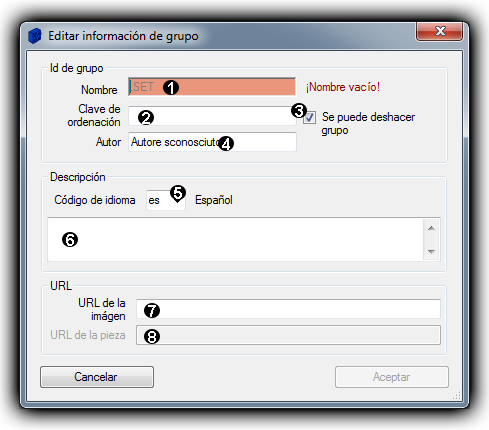
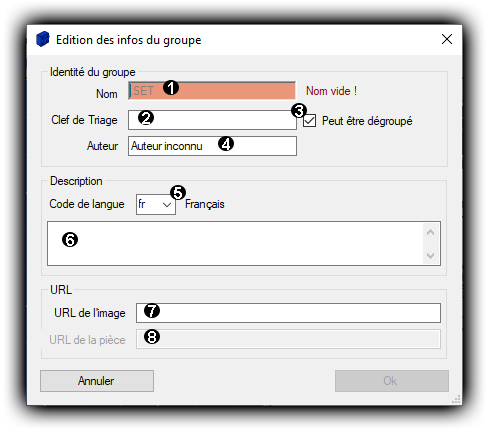
Layer changes from the first w=489, h=430 image to the second:
added group "Numbers" with 24 layers above "DE" over [62, 80, 307, 344]
moved "8" (1st of 2, in "Numbers") into group "Numbers" over [144, 329, 160, 344]
painted on "Shape 1 copy 7", unmasked it over [144, 329, 160, 344]
moved "7" (1st of 2, in "Numbers") into group "Numbers" over [144, 303, 160, 304]
painted on "Shape 1 copy 6", unmasked it over [144, 303, 160, 304]
moved "5" (1st of 2, in "Numbers") into group "Numbers" over [170, 190, 186, 200]
painted on "Shape 1 copy 4", unmasked it over [170, 190, 186, 200]
moved "4" (1st of 2, in "Numbers") into group "Numbers" over [218, 136, 234, 146]
painted on "Shape 1 copy 3", unmasked it over [218, 136, 234, 146]
moved "3" (1st of 2, in "Numbers") into group "Numbers" over [291, 106, 307, 118]
painted on "Shape 1 copy 2", unmasked it over [291, 106, 307, 118]
moved "2" (1st of 2, in "Numbers") into group "Numbers" over [138, 110, 154, 111]
painted on "Shape 1", unmasked it over [138, 110, 154, 111]
moved "1" into group "Numbers" over [163, 80, 179, 83]
painted on "Shape 1 copy", unmasked it over [163, 80, 179, 83]
hid "ES" over [19, 21, 470, 409]
showed "FR", painted on it over [23, 23, 466, 407]
